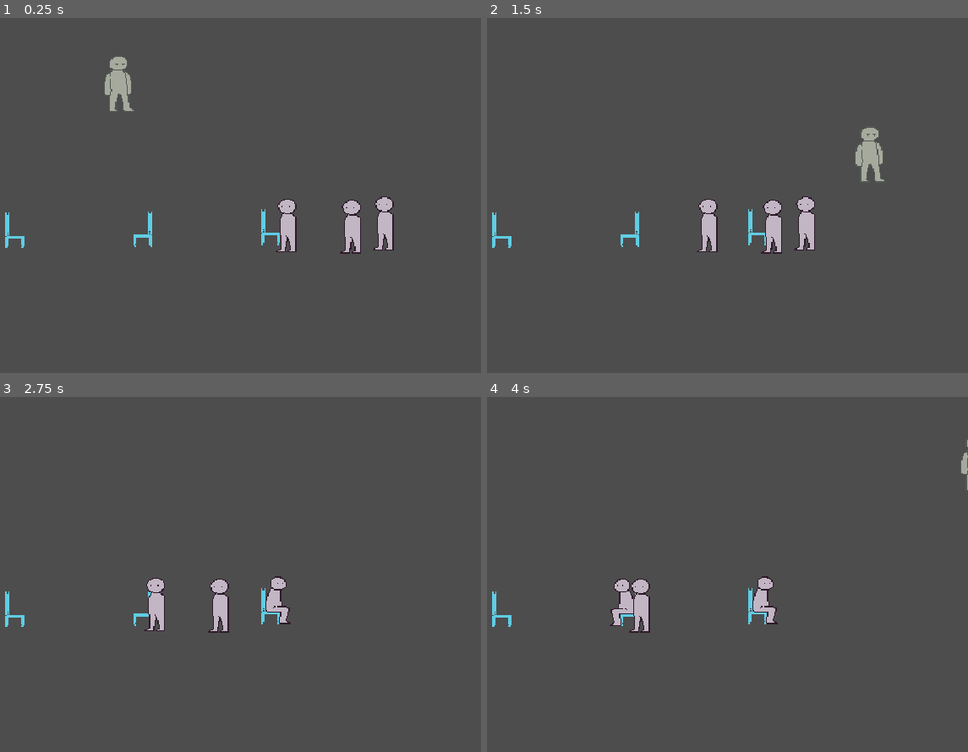
Above: before the commit, frames 1-4 (two rows, left to right).
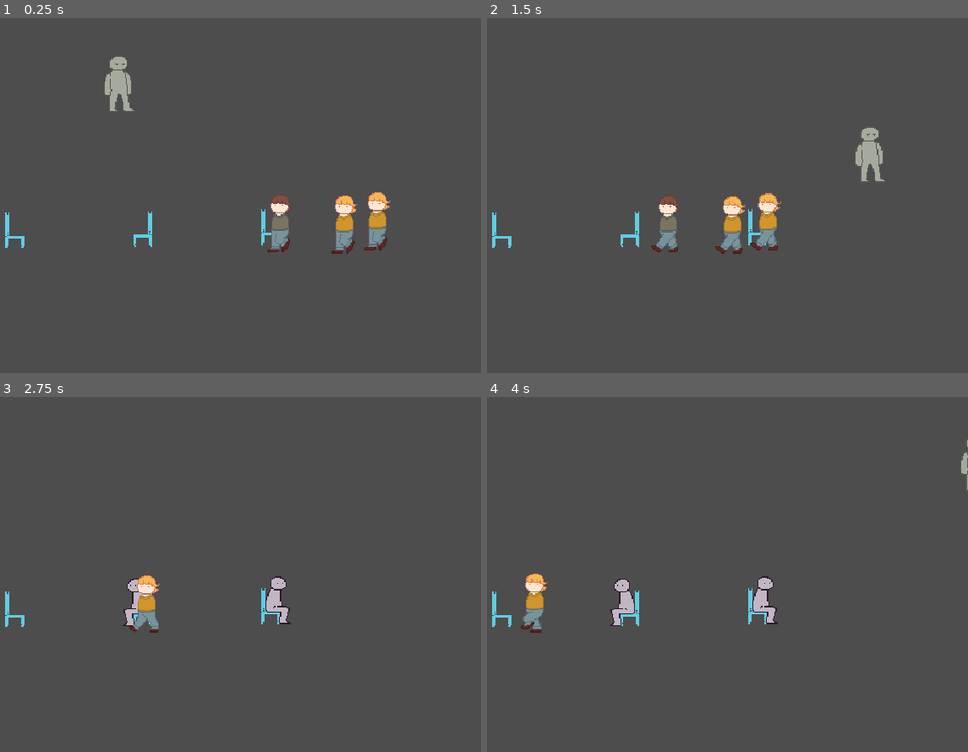
Above: after the commit, the same moments.

Repository: Eefschmeef2310/Summertime-Jam-2024
Game: Godot game, scene res://Levels/level.tscn
Same seed, same stepped clock (60 frames per second), same inputs: the game is played once before the commit and once after it. The engine's default icon, where the game draws it, is replaced by a stand-in: a white triangle on a blue panel in a dark square.
Inputs:
- Up to frame 1 (0.25 s): no input
- Up to frame 2 (1.5 s): hold D (Right) 0.53-1.28 s; tap Space (Interact) at 0.6, 1.35 s; hold S (Down) from 1.28 s (still down)
- Up to frame 3 (2.75 s): release S (Down) at 2.03 s; hold D (Right) from 2.03 s (still down); tap Space (Interact) at 2.1 s
- Up to frame 4 (4 s): release D (Right) at 2.78 s; hold W (Up) 2.78-3.53 s; tap Space (Interact) at 2.85, 3.6 s; hold A (Left) from 3.53 s (still down)

The runs differ from the first frame. In frame 1, 2.4% of the frame differs, in the area x 55-82%, y 49-67%; in frame 2, 2.8%, in the area x 34-69%, y 49-67%; in frame 3, 1.6%; in frame 4, 1.1%.

Commit message:
customer customisation done

Diff:
--- a/Interactives/Customers/CustomerInit.gd
+++ b/Interactives/Customers/CustomerInit.gd
@@ -4,13 +4,13 @@
 
 var complete: bool = false
 
-var headpiece
+var headpiece: CustomerHeadpiece
 var skin_color
-var clothing
+var clothing: CustomerClothes
 var habit
 var order_pref
 
-func initialise():
+func _ready():
 	#Random shuffle if target manager is null (if !target_manager, then node is target)
 	#Every time shuffle occurs, if target_manager, check random attributes against target. reshuffle accordingly
 
@@ -18,6 +18,7 @@
 
 	while target_manager and !complete:
 		generate_attributes()
+
 
 func generate_attributes():
 	headpiece = CustomerPool.headpieces.pick_random()
@@ -41,3 +42,9 @@
 			differences += 1
 
 		complete = differences > 3
+
+	print(headpiece.text)
+
+func set_textures_for_animation(s: String):
+	$"../Sprite2DH".texture = headpiece.get("texture_" + s)
+	$"../Sprite2DS".texture = clothing.get("texture_" + s)
--- a/Interactives/Customers/CustomerPool.gd
+++ b/Interactives/Customers/CustomerPool.gd
@@ -1,8 +1,8 @@
 extends Node
 
-@export var headpieces: Array[Texture2D]
+@export var headpieces: Array[CustomerHeadpiece]
 @export var skin_colors : Array[Color]
-@export var clothes : Array[Texture2D]
+@export var clothes : Array[CustomerClothes]
 
 @export var habit : Array[String]
 
--- a/Interactives/Customers/CustomerPool.tscn
+++ b/Interactives/Customers/CustomerPool.tscn
@@ -1,12 +1,49 @@
-[gd_scene load_steps=3 format=3 uid="uid://b7htgkoo6ouf7"]
+[gd_scene load_steps=16 format=3 uid="uid://b7htgkoo6ouf7"]
 
 [ext_resource type="Script" path="res://Interactives/Customers/CustomerPool.gd" id="1_wanuu"]
-[ext_resource type="Texture2D" uid="uid://dqlfvhva03y0t" path="res://icon.svg" id="2_h8pai"]
+[ext_resource type="Script" path="res://Interactives/Customers/customer_headpiece.gd" id="2_y57vj"]
+[ext_resource type="Texture2D" uid="uid://bi0bweuqvg24x" path="res://customer/sprites/walk/customer_walk_h1black.png" id="3_mbuhm"]
+[ext_resource type="Texture2D" uid="uid://dbgto2b65mewi" path="res://customer/sprites/walk/customer_walk_h1blond.png" id="4_2522i"]
+[ext_resource type="Texture2D" uid="uid://b6wtnkt243a37" path="res://customer/sprites/walk/customer_walk_h1brown.png" id="5_f3m15"]
+[ext_resource type="Script" path="res://Interactives/Customers/customer_clothes.gd" id="6_workc"]
+[ext_resource type="Texture2D" uid="uid://h8nmpry5xyca" path="res://customer/sprites/walk/customer_walk_s1mustard.png" id="7_akx1t"]
+[ext_resource type="Texture2D" uid="uid://dhri4jgdm2iqs" path="res://customer/sprites/walk/customer_walk_s1olive.png" id="8_bsm3y"]
+[ext_resource type="Texture2D" uid="uid://ddbmrxrwl64he" path="res://customer/sprites/walk/customer_walk_s1red.png" id="9_djpfy"]
+
+[sub_resource type="Resource" id="Resource_kkbhf"]
+script = ExtResource("2_y57vj")
+text = "Short Black Hair"
+texture_walk = ExtResource("3_mbuhm")
+
+[sub_resource type="Resource" id="Resource_7ksuu"]
+script = ExtResource("2_y57vj")
+text = "Short Blonde Hair"
+texture_walk = ExtResource("4_2522i")
+
+[sub_resource type="Resource" id="Resource_cl3im"]
+script = ExtResource("2_y57vj")
+text = "Short Brown Hair"
+texture_walk = ExtResource("5_f3m15")
+
+[sub_resource type="Resource" id="Resource_psayi"]
+script = ExtResource("6_workc")
+text = "Mustard Shirt"
+texture_walk = ExtResource("7_akx1t")
+
+[sub_resource type="Resource" id="Resource_l01jh"]
+script = ExtResource("6_workc")
+text = "Olive Shirt"
+texture_walk = ExtResource("8_bsm3y")
+
+[sub_resource type="Resource" id="Resource_k2b6l"]
+script = ExtResource("6_workc")
+text = "Red Shirt"
+texture_walk = ExtResource("9_djpfy")
 
 [node name="CustomerPool" type="Node"]
 script = ExtResource("1_wanuu")
-headpieces = Array[Texture2D]([ExtResource("2_h8pai"), ExtResource("2_h8pai"), ExtResource("2_h8pai"), ExtResource("2_h8pai")])
+headpieces = Array[ExtResource("2_y57vj")]([SubResource("Resource_kkbhf"), SubResource("Resource_7ksuu"), SubResource("Resource_cl3im")])
 skin_colors = Array[Color]([Color(0.290196, 0, 0, 1), Color(0.894118, 0.752941, 0.482353, 1), Color(1, 0.776471, 0.776471, 1)])
-clothes = Array[Texture2D]([ExtResource("2_h8pai"), ExtResource("2_h8pai"), ExtResource("2_h8pai")])
+clothes = Array[ExtResource("6_workc")]([SubResource("Resource_psayi"), SubResource("Resource_l01jh"), SubResource("Resource_k2b6l")])
 habit = Array[String](["Smoke", "Phone", "Gaming"])
 order_pref = Array[String](["Kebab", "Sausage", "Souvlaki"])
--- a/Interactives/Customers/customer_base.tscn
+++ b/Interactives/Customers/customer_base.tscn
@@ -5,5 +5,5 @@
 
 [node name="Customer" instance=ExtResource("1_14luh")]
 
-[node name="CustomerInit" type="Node" parent="." index="3" groups=["Customer"]]
+[node name="CustomerInit" type="Node" parent="." index="1" groups=["Customer"]]
 script = ExtResource("2_dlj65")
--- /dev/null
+++ b/Interactives/Customers/customer_clothes.gd
@@ -0,0 +1,6 @@
+extends Resource
+class_name CustomerClothes
+
+@export var text: String
+@export var texture_walk: Texture2D
+@export var texture_sit: Texture2D
--- /dev/null
+++ b/Interactives/Customers/customer_headpiece.gd
@@ -0,0 +1,6 @@
+extends Resource
+class_name CustomerHeadpiece
+
+@export var text: String
+@export var texture_walk: Texture2D
+@export var texture_sit: Texture2D
--- a/customer/customer.gd
+++ b/customer/customer.gd
@@ -5,7 +5,9 @@
 var target_chair = null
 var just_interacted_with = false
 
-var move_speed = 50
+var move_speed = 75
+
+@export var animation_players: Array[AnimationPlayer]
 
 func _ready():
 	pass
@@ -24,8 +26,12 @@
 func _on_interactive_interacted():
 	just_interacted_with = true
 
+func play_animation(s):
+	for ap in animation_players:
+		ap.play(s)
+
 func state_entering(delta):
-	$AnimationPlayer.play("walk")
+	play_animation("walk")
 	if !target_chair:
 		var chairs = get_tree().get_nodes_in_group("chair")
 		for chair in chairs:
@@ -45,7 +51,7 @@
 func state_waiting_order():
 	position = target_chair.position
 	scale.x = target_chair.scale.x
-	$AnimationPlayer.play("sit")
+	play_animation("sit")
 
 	$Interactive.show()
 	if just_interacted_with:
@@ -56,7 +62,7 @@
 func state_waiting_food():
 	position = target_chair.position
 	scale.x = target_chair.scale.x
-	$AnimationPlayer.play("sit")
+	play_animation("sit")
 
 	$Interactive.show()
 	if just_interacted_with:
@@ -65,7 +71,7 @@
 		state = "exiting"
 
 func state_exiting(delta):
-	$AnimationPlayer.play("walk")
+	play_animation("walk")
 	if target_chair:
 		target_chair.occupant = null
 		position.y = target_chair.position.y + 5
--- a/customer/customer.tscn
+++ b/customer/customer.tscn
@@ -1,24 +1,11 @@
-[gd_scene load_steps=9 format=3 uid="uid://noad0i08d3s3"]
+[gd_scene load_steps=11 format=3 uid="uid://noad0i08d3s3"]
 
 [ext_resource type="Script" path="res://customer/customer.gd" id="1_0uimr"]
 [ext_resource type="Texture2D" uid="uid://d127nnfqss41i" path="res://customer/sprites/customer_walk.png" id="2_q84sp"]
 [ext_resource type="Texture2D" uid="uid://cjhocbctl6ylm" path="res://customer/sprites/customer_sit.png" id="3_bf1sv"]
+[ext_resource type="Texture2D" uid="uid://fmtypq0g1txn" path="res://customer/sprites/walk/customer_base_walk.png" id="3_pudmt"]
 [ext_resource type="PackedScene" uid="uid://df4ao4eauwen" path="res://Interactives/BaseInteractive.tscn" id="4_datmp"]
-
-[sub_resource type="Animation" id="Animation_e6ccg"]
-resource_name = "walk"
-tracks/0/type = "value"
-tracks/0/imported = false
-tracks/0/enabled = true
-tracks/0/path = NodePath("Sprite2D:texture")
-tracks/0/interp = 1
-tracks/0/loop_wrap = true
-tracks/0/keys = {
-"times": PackedFloat32Array(0),
-"transitions": PackedFloat32Array(1),
-"update": 1,
-"values": [ExtResource("2_q84sp")]
-}
+[ext_resource type="Script" path="res://Interactives/Customers/CustomerInit.gd" id="6_517sd"]
 
 [sub_resource type="Animation" id="Animation_fxcmq"]
 length = 0.001
@@ -34,20 +21,234 @@
 "update": 1,
 "values": [ExtResource("2_q84sp")]
 }
+tracks/1/type = "value"
+tracks/1/imported = false
+tracks/1/enabled = true
+tracks/1/path = NodePath("Sprite2D:hframes")
+tracks/1/interp = 1
+tracks/1/loop_wrap = true
+tracks/1/keys = {
+"times": PackedFloat32Array(0),
+"transitions": PackedFloat32Array(1),
+"update": 1,
+"values": [1]
+}
+tracks/2/type = "value"
+tracks/2/imported = false
+tracks/2/enabled = true
+tracks/2/path = NodePath("Sprite2D:frame")
+tracks/2/interp = 1
+tracks/2/loop_wrap = true
+tracks/2/keys = {
+"times": PackedFloat32Array(0),
+"transitions": PackedFloat32Array(1),
+"update": 1,
+"values": [0]
+}
+tracks/3/type = "value"
+tracks/3/imported = false
+tracks/3/enabled = true
+tracks/3/path = NodePath("Sprite2DH:hframes")
+tracks/3/interp = 1
+tracks/3/loop_wrap = true
+tracks/3/keys = {
+"times": PackedFloat32Array(0),
+"transitions": PackedFloat32Array(1),
+"update": 1,
+"values": [6]
+}
+tracks/4/type = "value"
+tracks/4/imported = false
+tracks/4/enabled = true
+tracks/4/path = NodePath("Sprite2DH:frame")
+tracks/4/interp = 1
+tracks/4/loop_wrap = true
+tracks/4/keys = {
+"times": PackedFloat32Array(0),
+"transitions": PackedFloat32Array(1),
+"update": 1,
+"values": [0]
+}
+tracks/5/type = "value"
+tracks/5/imported = false
+tracks/5/enabled = true
+tracks/5/path = NodePath("Sprite2DS:hframes")
+tracks/5/interp = 1
+tracks/5/loop_wrap = true
+tracks/5/keys = {
+"times": PackedFloat32Array(0),
+"transitions": PackedFloat32Array(1),
+"update": 1,
+"values": [6]
+}
+tracks/6/type = "value"
+tracks/6/imported = false
+tracks/6/enabled = true
+tracks/6/path = NodePath("Sprite2DS:frame")
+tracks/6/interp = 1
+tracks/6/loop_wrap = true
+tracks/6/keys = {
+"times": PackedFloat32Array(0),
+"transitions": PackedFloat32Array(1),
+"update": 1,
+"values": [5]
+}
 
 [sub_resource type="Animation" id="Animation_w0sn6"]
 resource_name = "sit"
-tracks/0/type = "value"
+tracks/0/type = "method"
 tracks/0/imported = false
 tracks/0/enabled = true
-tracks/0/path = NodePath("Sprite2D:texture")
+tracks/0/path = NodePath("CustomerData")
 tracks/0/interp = 1
 tracks/0/loop_wrap = true
 tracks/0/keys = {
 "times": PackedFloat32Array(0),
 "transitions": PackedFloat32Array(1),
+"values": [{
+"args": ["sit"],
+"method": &"set_textures_for_animation"
+}]
+}
+tracks/1/type = "value"
+tracks/1/imported = false
+tracks/1/enabled = true
+tracks/1/path = NodePath("Sprite2D:texture")
+tracks/1/interp = 1
+tracks/1/loop_wrap = true
+tracks/1/keys = {
+"times": PackedFloat32Array(0),
+"transitions": PackedFloat32Array(1),
 "update": 1,
 "values": [ExtResource("3_bf1sv")]
+}
+tracks/2/type = "value"
+tracks/2/imported = false
+tracks/2/enabled = true
+tracks/2/path = NodePath("Sprite2D:hframes")
+tracks/2/interp = 1
+tracks/2/loop_wrap = true
+tracks/2/keys = {
+"times": PackedFloat32Array(0),
+"transitions": PackedFloat32Array(1),
+"update": 1,
+"values": [1]
+}
+tracks/3/type = "value"
+tracks/3/imported = false
+tracks/3/enabled = true
+tracks/3/path = NodePath("Sprite2D:frame")
+tracks/3/interp = 1
+tracks/3/loop_wrap = true
+tracks/3/keys = {
+"times": PackedFloat32Array(0),
+"transitions": PackedFloat32Array(1),
+"update": 1,
+"values": [0]
+}
+
+[sub_resource type="Animation" id="Animation_e6ccg"]
+resource_name = "walk"
+length = 0.9
+loop_mode = 1
+step = 0.15
+tracks/0/type = "method"
+tracks/0/imported = false
+tracks/0/enabled = true
+tracks/0/path = NodePath("CustomerData")
+tracks/0/interp = 1
+tracks/0/loop_wrap = true
+tracks/0/keys = {
+"times": PackedFloat32Array(0),
+"transitions": PackedFloat32Array(1),
+"values": [{
+"args": ["walk"],
+"method": &"set_textures_for_animation"
+}]
+}
+tracks/1/type = "value"
+tracks/1/imported = false
+tracks/1/enabled = true
+tracks/1/path = NodePath("Sprite2D:texture")
+tracks/1/interp = 1
+tracks/1/loop_wrap = true
+tracks/1/keys = {
+"times": PackedFloat32Array(0),
+"transitions": PackedFloat32Array(1),
+"update": 1,
+"values": [ExtResource("3_pudmt")]
+}
+tracks/2/type = "value"
+tracks/2/imported = false
+tracks/2/enabled = true
+tracks/2/path = NodePath("Sprite2D:hframes")
+tracks/2/interp = 1
+tracks/2/loop_wrap = true
+tracks/2/keys = {
+"times": PackedFloat32Array(0),
+"transitions": PackedFloat32Array(1),
+"update": 1,
+"values": [6]
+}
+tracks/3/type = "value"
+tracks/3/imported = false
+tracks/3/enabled = true
+tracks/3/path = NodePath("Sprite2D:frame")
+tracks/3/interp = 1
+tracks/3/loop_wrap = true
+tracks/3/keys = {
+"times": PackedFloat32Array(0, 0.15, 0.3, 0.45, 0.6, 0.75),
+"transitions": PackedFloat32Array(1, 1, 1, 1, 1, 1),
+"update": 1,
+"values": [0, 1, 2, 3, 4, 5]
+}
+tracks/4/type = "value"
+tracks/4/imported = false
+tracks/4/enabled = true
+tracks/4/path = NodePath("Sprite2DH:hframes")
+tracks/4/interp = 1
+tracks/4/loop_wrap = true
+tracks/4/keys = {
+"times": PackedFloat32Array(0),
+"transitions": PackedFloat32Array(1),
+"update": 1,
+"values": [6]
+}
+tracks/5/type = "value"
+tracks/5/imported = false
+tracks/5/enabled = true
+tracks/5/path = NodePath("Sprite2DH:frame")
+tracks/5/interp = 1
+tracks/5/loop_wrap = true
+tracks/5/keys = {
+"times": PackedFloat32Array(0, 0.15, 0.3, 0.45, 0.6, 0.75),
+"transitions": PackedFloat32Array(1, 1, 1, 1, 1, 1),
+"update": 1,
+"values": [0, 1, 2, 3, 4, 5]
+}
+tracks/6/type = "value"
+tracks/6/imported = false
+tracks/6/enabled = true
+tracks/6/path = NodePath("Sprite2DS:hframes")
+tracks/6/interp = 1
+tracks/6/loop_wrap = true
+tracks/6/keys = {
+"times": PackedFloat32Array(0),
+"transitions": PackedFloat32Array(1),
+"update": 1,
+"values": [6]
+}
+tracks/7/type = "value"
+tracks/7/imported = false
+tracks/7/enabled = true
+tracks/7/path = NodePath("Sprite2DS:frame")
+tracks/7/interp = 1
+tracks/7/loop_wrap = true
+tracks/7/keys = {
+"times": PackedFloat32Array(0, 0.15, 0.3, 0.45, 0.6, 0.75),
+"transitions": PackedFloat32Array(1, 1, 1, 1, 1, 1),
+"update": 1,
+"values": [0, 1, 2, 3, 4, 5]
 }
 
 [sub_resource type="AnimationLibrary" id="AnimationLibrary_ceya1"]
@@ -57,14 +258,29 @@
 "walk": SubResource("Animation_e6ccg")
 }
 
-[node name="Customer" type="Node2D"]
+[node name="Customer" type="Node2D" node_paths=PackedStringArray("animation_players")]
 script = ExtResource("1_0uimr")
+animation_players = [NodePath("AnimationPlayerBase")]
+
+[node name="CustomerData" type="Node" parent="."]
+script = ExtResource("6_517sd")
 
 [node name="Sprite2D" type="Sprite2D" parent="."]
 position = Vector2(0, -32)
 texture = ExtResource("2_q84sp")
 
-[node name="AnimationPlayer" type="AnimationPlayer" parent="."]
+[node name="Sprite2DH" type="Sprite2D" parent="."]
+position = Vector2(0, -32)
+texture = ExtResource("3_pudmt")
+hframes = 6
+
+[node name="Sprite2DS" type="Sprite2D" parent="."]
+position = Vector2(0, -32)
+texture = ExtResource("3_pudmt")
+hframes = 6
+frame = 5
+
+[node name="AnimationPlayerBase" type="AnimationPlayer" parent="."]
 libraries = {
 "": SubResource("AnimationLibrary_ceya1")
 }
Binary file added: customer/sprites/walk/customer_base_walk.png
Not shown, added: customer/sprites/walk/customer_base_walk.png.import
Binary file added: customer/sprites/walk/customer_walk_h1black.png
Not shown, added: customer/sprites/walk/customer_walk_h1black.png.import
Binary file added: customer/sprites/walk/customer_walk_h1blond.png
Not shown, added: customer/sprites/walk/customer_walk_h1blond.png.import
Binary file added: customer/sprites/walk/customer_walk_h1brown.png
Not shown, added: customer/sprites/walk/customer_walk_h1brown.png.import
Binary file added: customer/sprites/walk/customer_walk_s1mustard.png
Not shown, added: customer/sprites/walk/customer_walk_s1mustard.png.import
Binary file added: customer/sprites/walk/customer_walk_s1olive.png
Not shown, added: customer/sprites/walk/customer_walk_s1olive.png.import
(and 2 more such lines)
